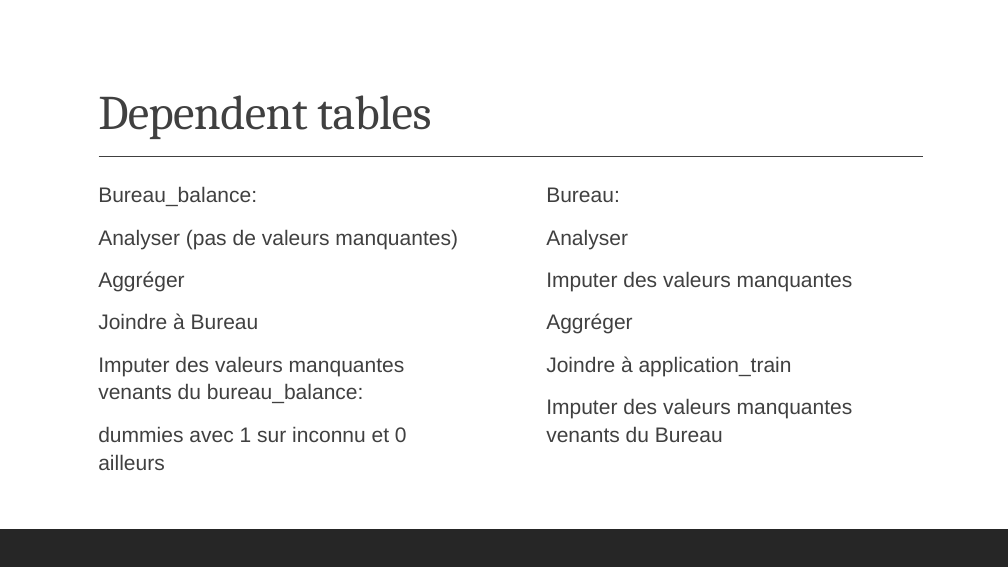
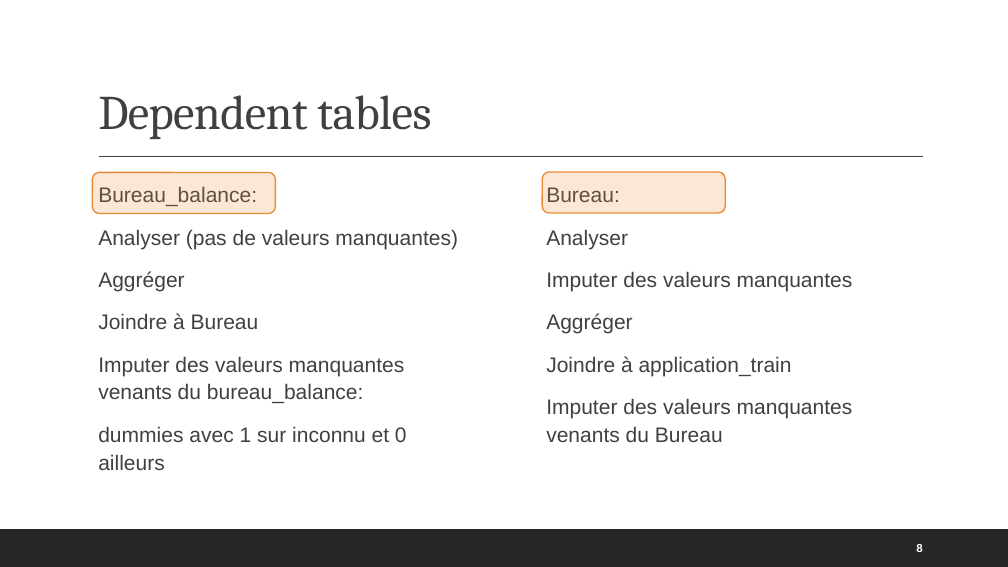
Before and after one commit to VeronikaBerezhnaia/OC_P7_credit_scoring, a slide deck: slide 8 of P7_presentation_Berezhnaia.pptx. Drawn at 1008x567 pixels with LibreOffice and Linux fonts; fonts in the diff are those of the drawing. Boxes give left, top, right and bottom in pixels: in the first picture for what was removed or moved away, otherwise in the second. Text is boxed around its words. In the diff, an @@ line names an element or a change of style, - is before the commit and + after.

```diff
--- a/P7_presentation_Berezhnaia.pptx
+++ b/P7_presentation_Berezhnaia.pptx
@@ rounded rectangle added at (92,172,275,213), fill #E88B33 at 20% opacity, outline #E88B33 1.25 pt @@
@@ rounded rectangle added at (542,172,725,212), fill #E88B33 at 20% opacity, outline #E88B33 1.25 pt @@
@@ page number added at (916,543,922,555), 11 pt, text #FFFFFF, bold @@
+8
```
Also in this commit, not shown: 15 other slides changed, 5 other files.
